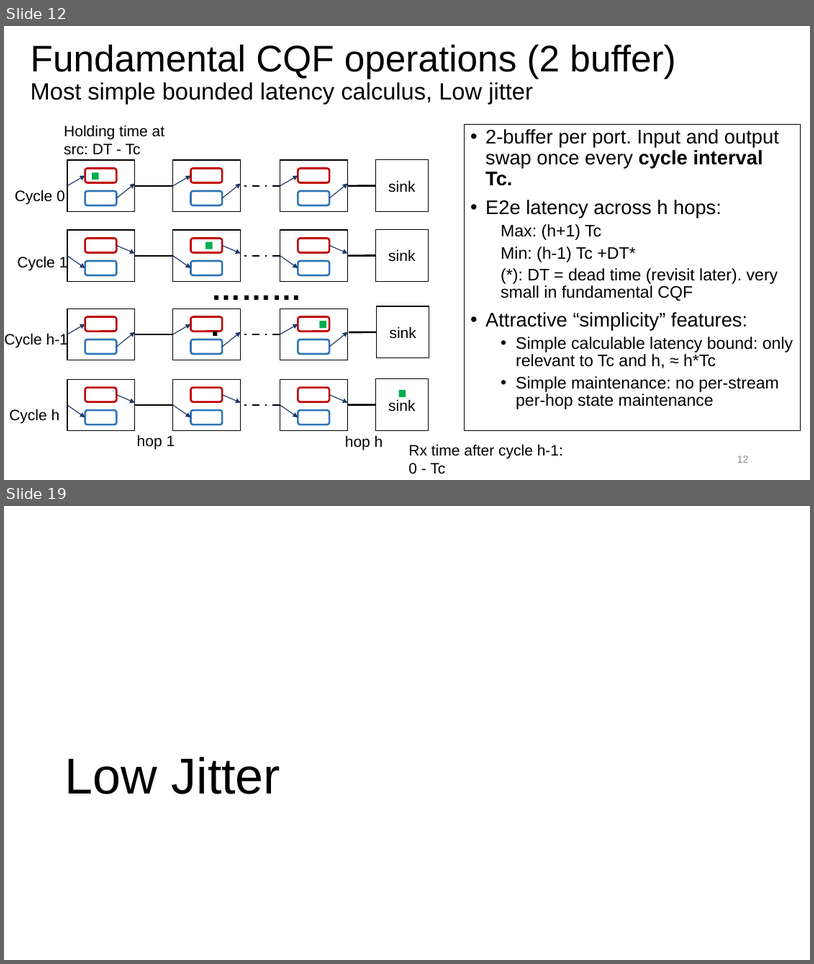
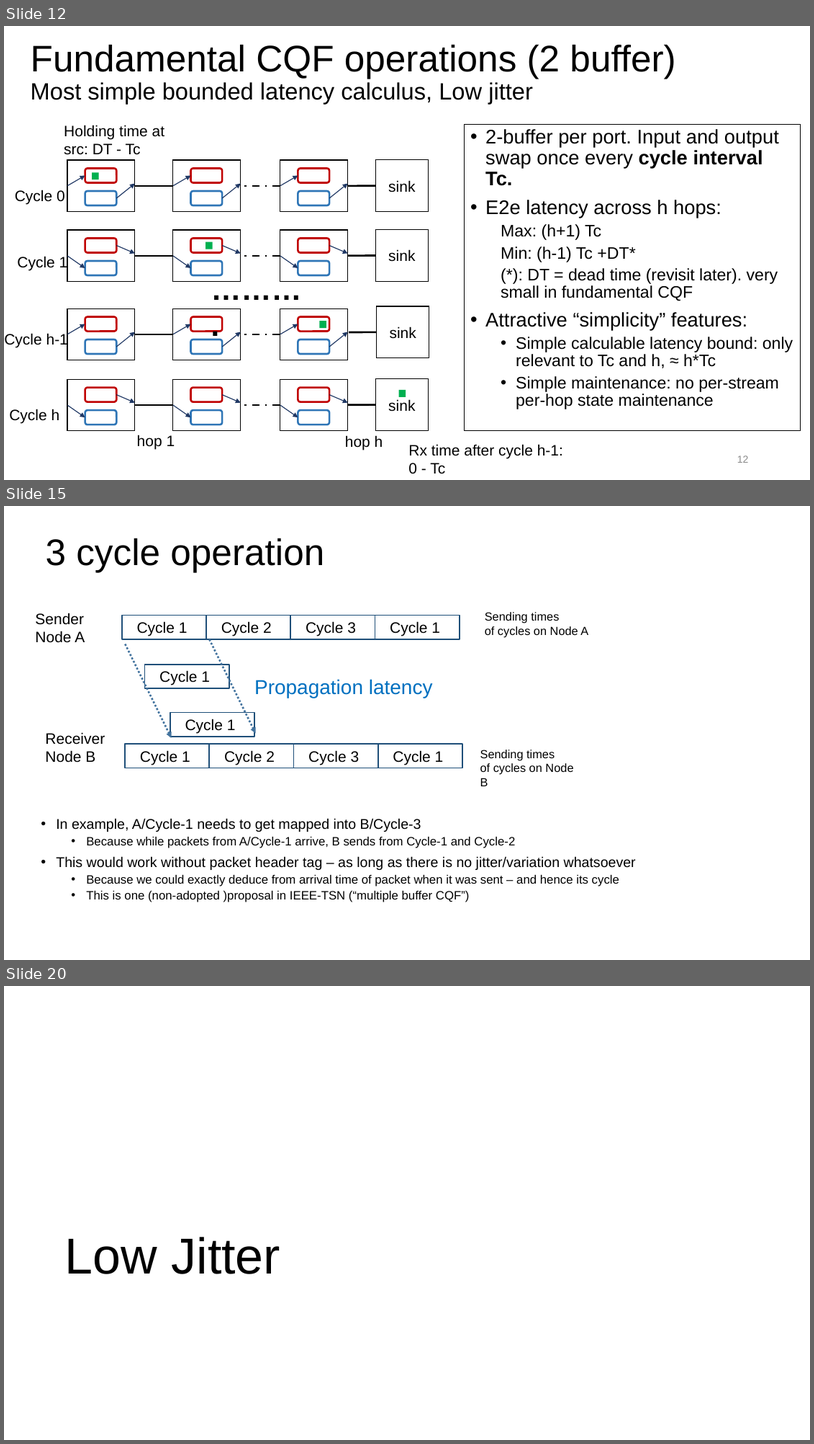
Before and after one commit to toerless/detnet, a slide deck: tcqf-slides.pptx. Shown one above the other, each under a label of ours: slides 12 and 19 before the commit, slides 12, 15 and 20 after it; the slides between them are not shown. The pictures are 814x964 and 814x1444 pixels, drawn with LibreOffice and Linux fonts; fonts in the diff are those of the drawing. Boxes give left, top, right and bottom in pixels: in the first picture for what was removed or moved away, otherwise in the second. Text is boxed around its words. In the diff, an @@ line names an element or a change of style, - is before the commit and + after.

```diff
--- a/tcqf-slides.pptx
+++ b/tcqf-slides.pptx
@@ slide 15 added at box(4, 506, 810, 960), background #FFFFFF @@
@@ title added at box(46, 538, 324, 572), 44 pt, text #000000 @@
+3 cycle operation
@@ text added at box(35, 613, 85, 643), 18 pt, text #000000 @@
+Sender
+Node A
@@ text added at box(485, 612, 589, 637), 14 pt, text #000000 @@
+Sending times
+of cycles on Node A
@@ rectangle added at box(122, 615, 206, 639), outline #1F4F79 1.5 pt, 18 pt, text #000000 @@
+Cycle 1
@@ rectangle added at box(206, 615, 291, 639), outline #1F4F79 1.5 pt, 18 pt, text #000000 @@
+Cycle 2
@@ rectangle added at box(291, 615, 376, 639), outline #1F4F79 1.5 pt, 18 pt, text #000000 @@
+Cycle 3
@@ rectangle added at box(376, 615, 460, 639), outline #1F4F79 1.5 pt, 18 pt, text #000000 @@
+Cycle 1
@@ arrow added from (125, 644) to (172, 738), #43739E 2.25 pt dashed @@
@@ arrow added from (210, 639) to (256, 734), #43739E 2.25 pt dashed @@
@@ rectangle added at box(145, 664, 229, 689), outline #1F4F79 1.5 pt, 18 pt, text #000000 @@
+Cycle 1
@@ text added at box(255, 679, 433, 698), 24 pt, text #0070C0 @@
+Propagation latency
@@ rectangle added at box(170, 713, 255, 736), outline #1F4F79 1.5 pt, 18 pt, text #000000 @@
+Cycle 1
@@ text added at box(45, 732, 105, 762), 18 pt, text #000000 @@
+Receiver
+Node B
@@ rectangle added at box(125, 744, 209, 768), outline #1F4F79 1.5 pt, 18 pt, text #000000 @@
+Cycle 1
@@ rectangle added at box(210, 744, 294, 768), outline #1F4F79 1.5 pt, 18 pt, text #000000 @@
+Cycle 2
@@ rectangle added at box(293, 744, 378, 768), outline #1F4F79 1.5 pt, 18 pt, text #000000 @@
+Cycle 3
@@ rectangle added at box(378, 744, 463, 768), outline #1F4F79 1.5 pt, 18 pt, text #000000 @@
+Cycle 1
@@ text added at box(481, 749, 574, 786), 14 pt, text #000000 @@
+Sending times
+of cycles on Node B
@@ text added at box(56, 818, 636, 902), 14.4 pt, text #000000 @@
+• In example, A/Cycle-1 needs to get mapped into B/Cycle-3
+  • Because while packets from A/Cycle-1 arrive, B sends from Cycle-1 and Cycle-2
+• This would work without packet header tag – as long as there is no jitter/variation whatsoever
+  • Because we could exactly deduce from arrival time of packet when it was sent – and hence its cycle
+  • This is one (non-adopted )proposal in IEEE-TSN (“multiple buffer CQF”)
@@ what was slide 19 is now slide 20 @@
```
Also in this commit, not shown: 9 slides changed, 4 other slides added.
